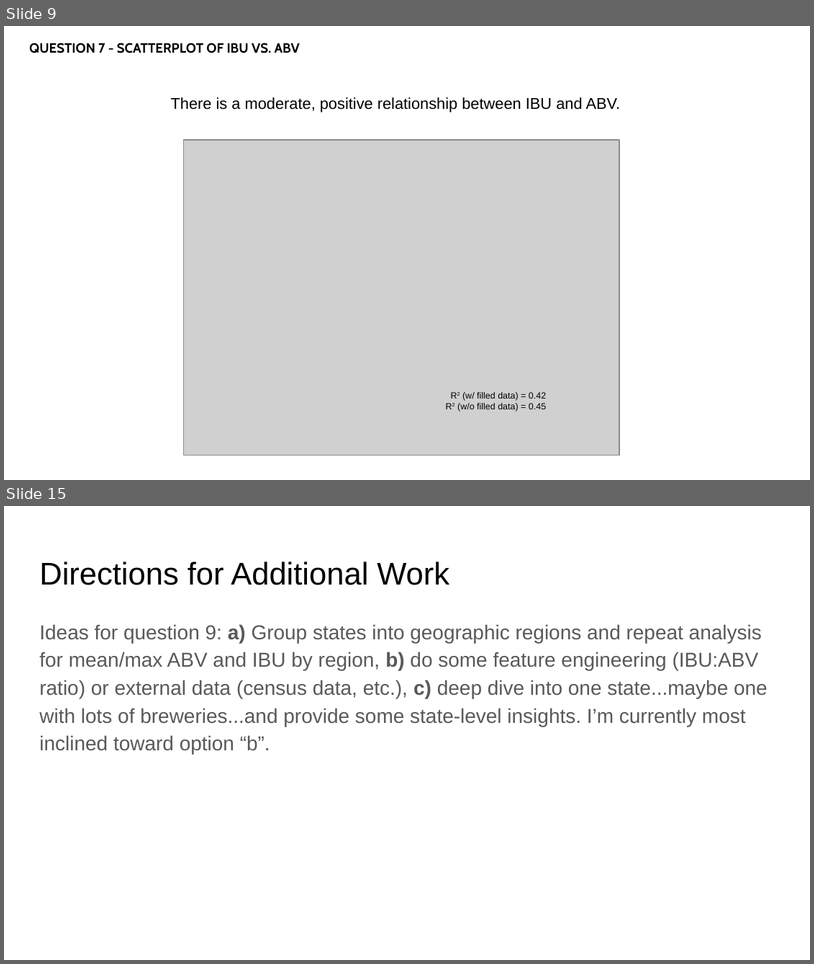
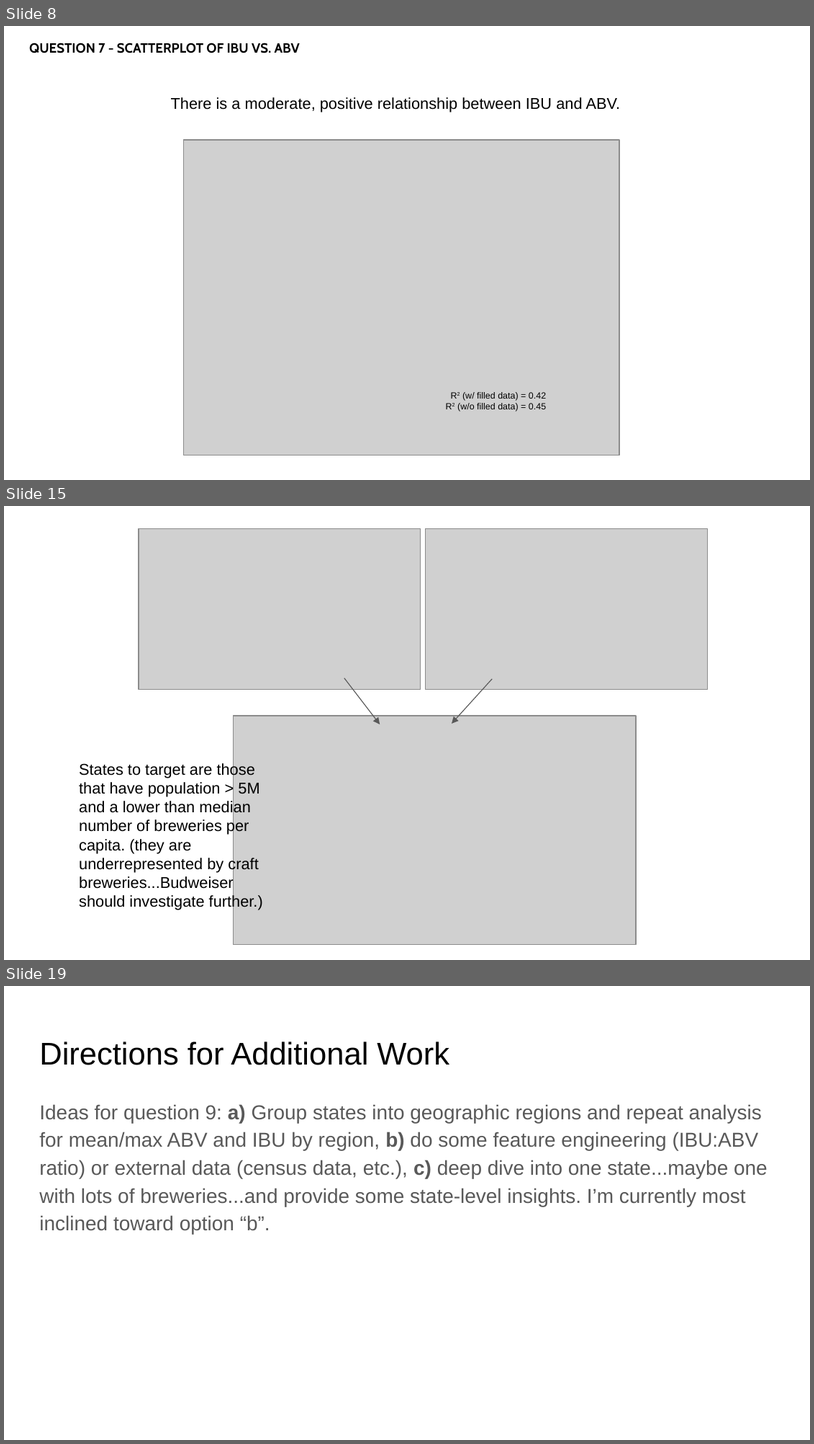
Before and after one commit to rmpalmer/MSDS6306_Fall2019_proj1, a slide deck: CaseStudy_EDA_Palmer_Garrity.pptx. Shown one above the other, each under a label of ours: slides 9 and 15 before the commit, slides 8, 15 and 19 after it; the slides between them are not shown. The pictures are 814x964 and 814x1444 pixels, drawn with LibreOffice and Linux fonts; fonts in the diff are those of the drawing; grey boxes stand for pictures. Boxes give left, top, right and bottom in pixels: in the first picture for what was removed or moved away, otherwise in the second. Text is boxed around its words. In the diff, an @@ line names an element or a change of style, - is before the commit and + after.

```diff
--- a/CaseStudy_EDA_Palmer_Garrity.pptx
+++ b/CaseStudy_EDA_Palmer_Garrity.pptx
@@ slide 15 added at [4,506,810,960], background #FFFFFF @@
@@ picture added at [139,528,421,690] @@
@@ picture added at [426,528,708,690] @@
@@ arrow added from (345, 678) to (380, 725), #595959 0.75 pt @@
@@ arrow added from (493, 679) to (452, 723), #595959 0.75 pt @@
@@ picture added at [233,716,636,944] @@
@@ text added at [79,762,263,910], 14 pt, text #000000 @@
+States to target are those that have population > 5M and a lower than median number of breweries per capita. (they are underrepresented by craft breweries...Budweiser should investigate further.)
@@ what was slide 9 is now slide 8 @@
@@ what was slide 15 is now slide 19 @@
```
Also in this commit, not shown: 3 slides changed, 8 other slides added, 5 slides removed.
